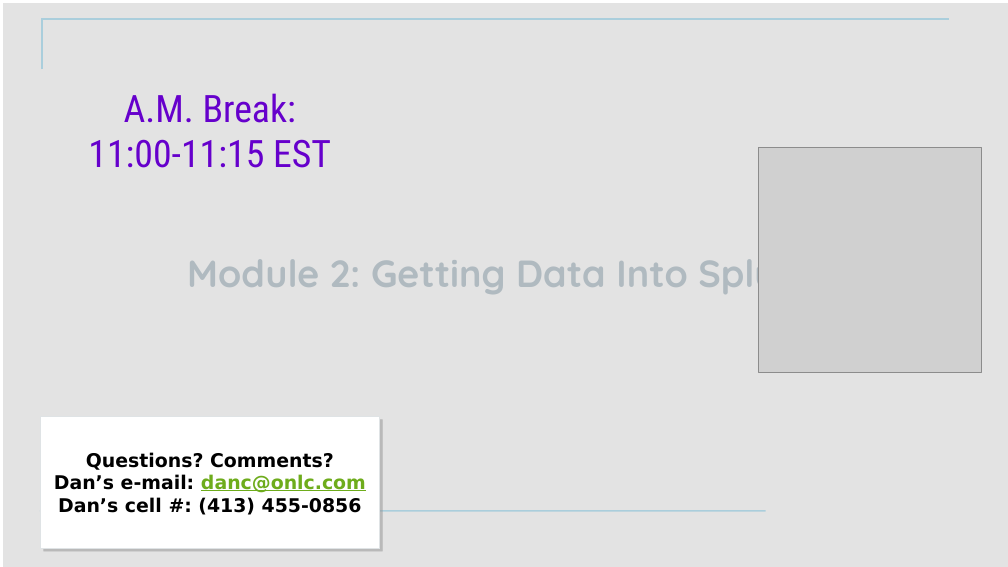
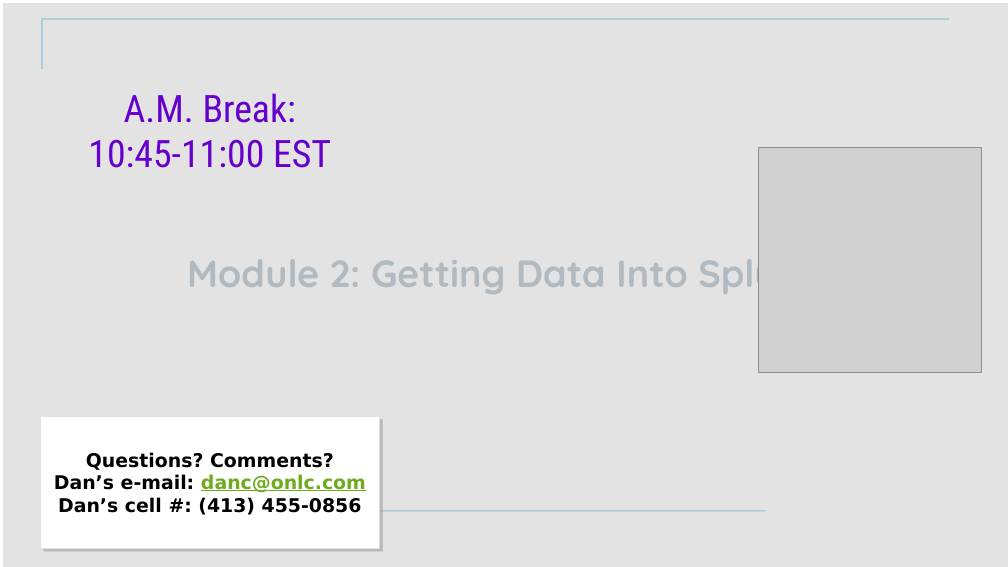
Before and after one commit to CostelloTechnicalConsulting/XSPLK2ClassFiles, a slide deck: slide 21 of ppt/SplunkFundamentals2v1_3.pptx. Drawn at 1008x567 pixels with LibreOffice and Linux fonts; fonts in the diff are those of the drawing; grey boxes stand for pictures; background and template pictures are left out. Boxes give left, top, right and bottom in pixels: in the first picture for what was removed or moved away, otherwise in the second. Text is boxed around its words. In the diff, an @@ line names an element or a change of style, - is before the commit and + after.

```diff
--- a/ppt/SplunkFundamentals2v1_3.pptx
+++ b/ppt/SplunkFundamentals2v1_3.pptx
@@ text at <box>88,139,331,168</box>: text changed @@
-11:00-11:15 EST
+10:45-11:00 EST
```
Also in this commit, not shown: 2 other slides changed, 1 slide added.
